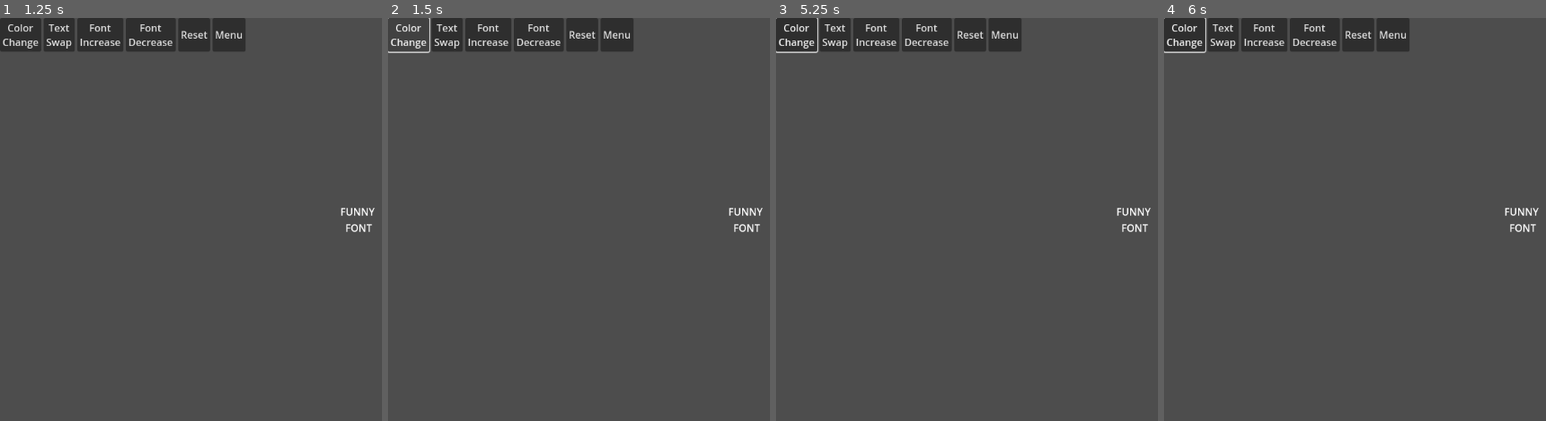
Above: before the commit, frames 1-4 (left to right).
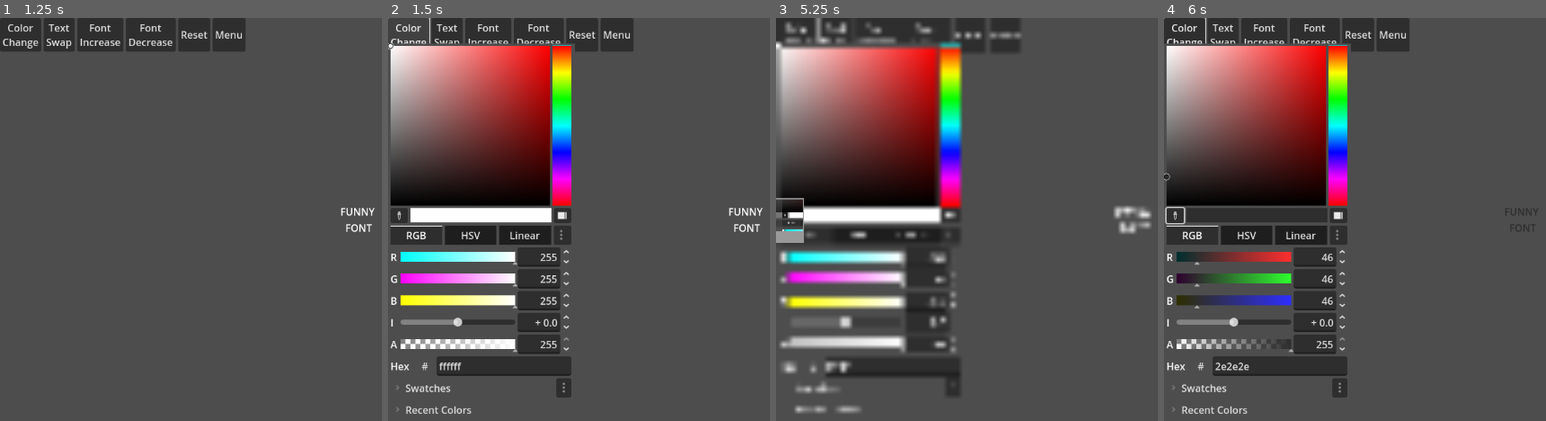
Above: after the commit, the same moments.

Repository: unhaud/small-ones
Game: Godot game, scene res://LevelSelector/LevelSelector.tscn
Same seed, same stepped clock (60 frames per second), same inputs: the game is played once before the commit and once after it. The engine's default icon, where the game draws it, is replaced by a stand-in: a white triangle on a blue panel in a dark square.
Inputs (mouse positions are in pixels of both pictures, inside the frame that each line leads up to):
- Up to frame 1 (1.25 s): click "FUNNY FONT" at 0.5 s
- Up to frame 2 (1.5 s): click "Color Change" at 1.25 s
- Up to frame 3 (5.25 s): click "Text Swap" at 2 s; click "Font Increase" at 2.75 s; click "Font Decrease" at 3.5 s; click "Color Change" at 4.25 s; click (787, 215) at 5.02 s
- Up to frame 4 (6 s): click (1190, 235) at 5.75 s, where only the run after the commit has a clickable "RGB"

Frame 1 is identical in both runs. In frame 2, 30% of the frame differs, in the area x 0-49%, y 6-99%; in frame 3, 32%, in the area x 0-99%, y 0-99%; in frame 4, 30%.

Commit message:
Color sheet button in Font scene
-added a ColorChange button which opens a color sheet

Diff:
--- a/FunnyFont/FunnyFont.tscn
+++ b/FunnyFont/FunnyFont.tscn
@@ -83,4 +83,5 @@
 layout_mode = 2
 text = "Menu"
 
+[connection signal="button_up" from="VBoxContainer/HBoxContainer/Color" to="." method="_on_color_ShowColorPicker"]
 [connection signal="button_up" from="VBoxContainer/HBoxContainer/BackToMenu" to="." method="_on_back_to_menu_button_up"]
--- a/FunnyFont/funny_font.gd
+++ b/FunnyFont/funny_font.gd
@@ -1,4 +1,23 @@
 extends Control
+
+@onready var label = $Label
+
+func _on_color_ShowColorPicker() -> void:
+	var color_picker = ColorPicker.new()
+	var popup = Popup.new()
+	popup.add_child(color_picker)
+	add_child(popup)
+
+	color_picker.color_changed.connect(_on_color_changed)
+	popup.popup_hide.connect(popup.queue_free)
+
+	# Получаем позицию кнопки на экране
+	var button_rect = $VBoxContainer/HBoxContainer/Color.get_global_rect()
+	# Открываем палитру под кнопкой
+	popup.popup(Rect2(button_rect.position + Vector2(0, button_rect.size.y), Vector2(300, 400)))
+
+func _on_color_changed(color):
+	label.add_theme_color_override("font_color", color)
 
 func _on_back_to_menu_button_up() -> void:
 	var BackToMenu = load("res://LevelSelector/LevelSelector.tscn")
